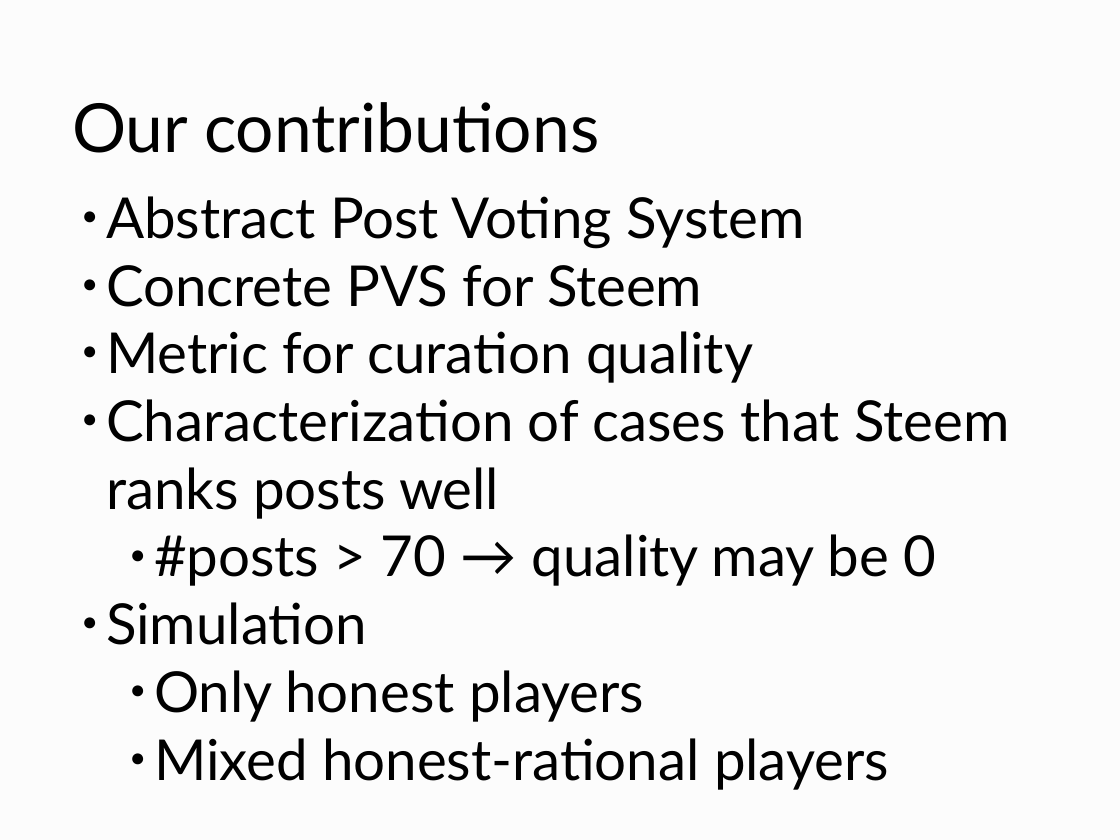
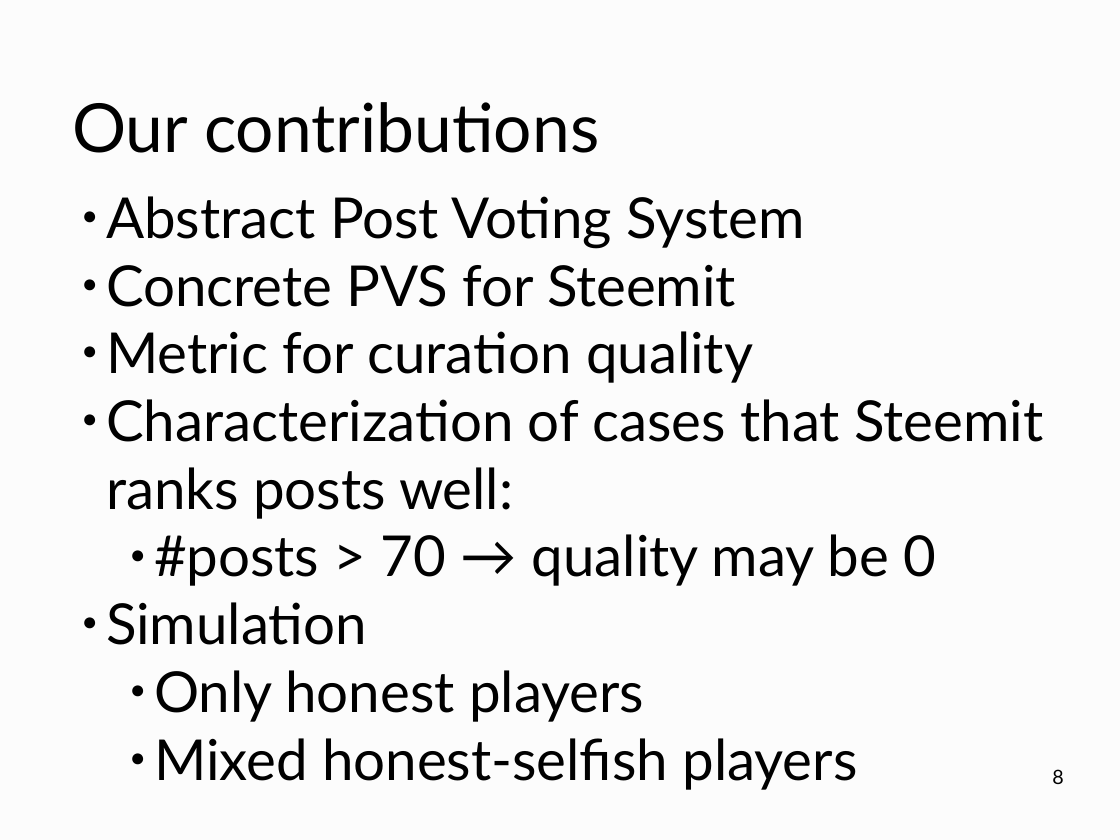
Before and after one commit to curationTeam/fairPostOrdering, a slide deck: slide 8 of slides/slides.odp. Drawn at 1120x840 pixels with LibreOffice and Linux fonts; fonts in the diff are those of the drawing. Boxes give left, top, right and bottom in pixels: in the first picture for what was removed or moved away, otherwise in the second. Text is boxed around its words. In the diff, an @@ line names an element or a change of style, - is before the commit and + after.

```diff
--- a/slides/slides.odp
+++ b/slides/slides.odp
@@ text at <box>106,265,736,307</box>: text changed @@
-● Concrete PVS for Steem
+● Concrete PVS for Steemit
@@ text at <box>106,399,1043,519</box>: text changed @@
-● Characterization of cases that Steem ranks posts well
+● Characterization of cases that Steemit ranks posts well:
@@ text at <box>154,738,857,790</box>: text changed @@
-    ● Mixed honest-rational players
+    ● Mixed honest-selfish players
@@ page number added at <box>1052,769,1063,784</box>, 14 pt, text #000000 @@
+8
```
Also in this commit, not shown: 13 other slides changed, 6 slides added, 7 slides removed, 7 other files.
